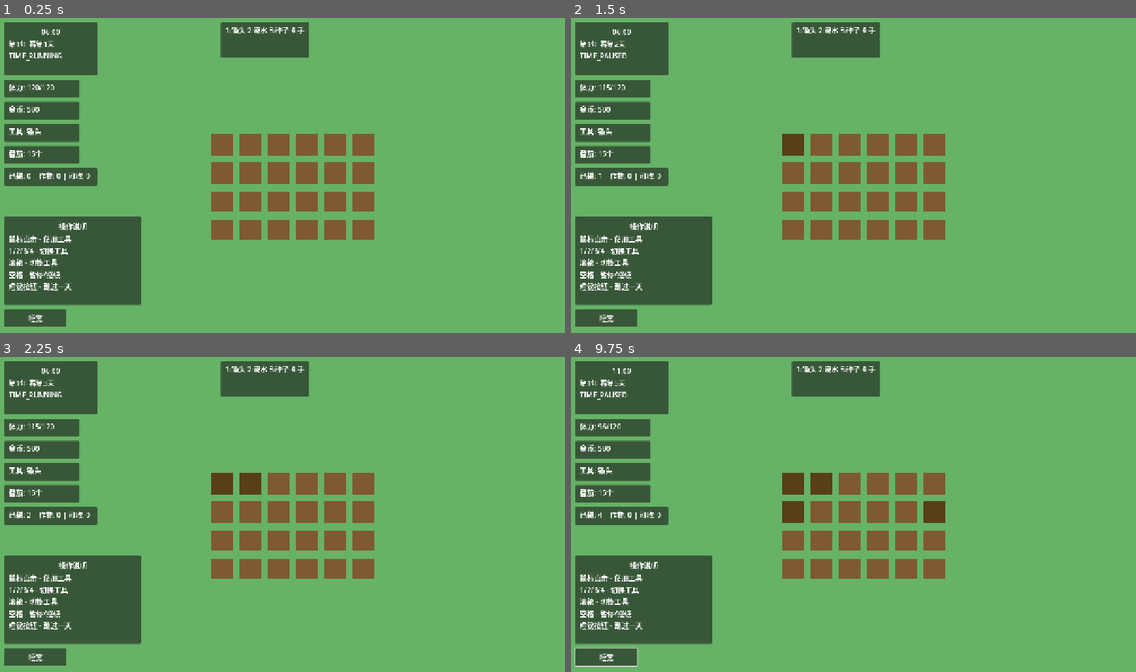
Above: before the commit, frames 1-4 (two rows, left to right).
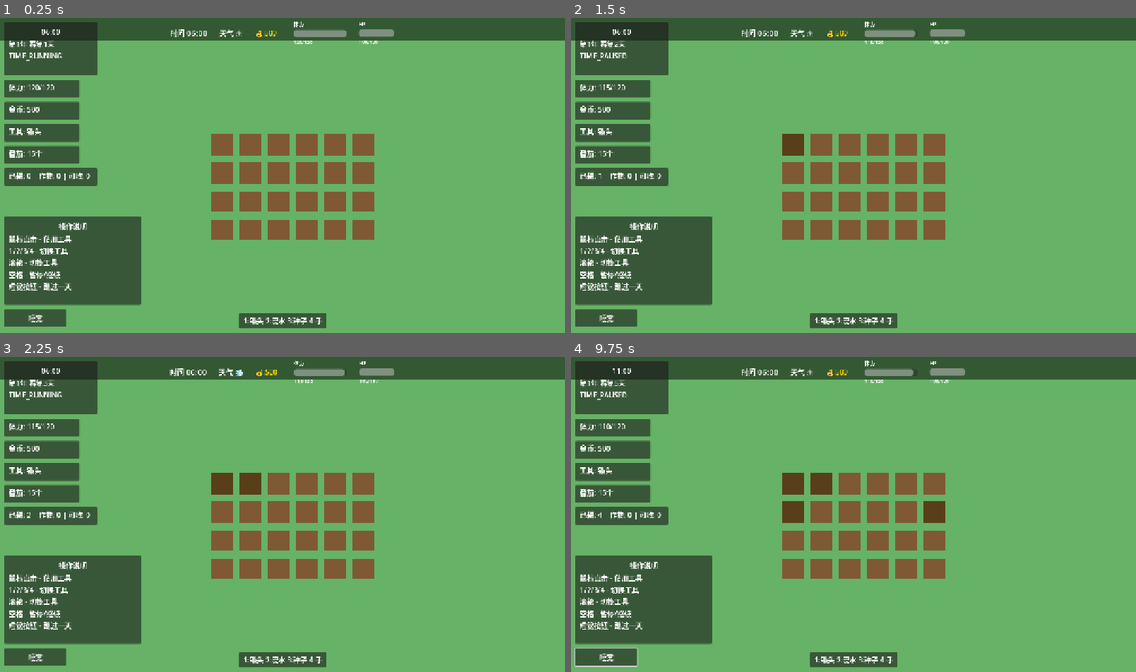
Above: after the commit, the same moments.

Repository: Nonastar/Back-to-Taoyuan
Game: Godot game, scene res://src/scenes/levels/Main.tscn
Two runs of this game, one before a commit and one after it. Both use one fixed random seed, a clock stepped at 60 frames per second and the inputs below.
Inputs (mouse positions are in pixels of both pictures, inside the frame that each line leads up to):
- Up to frame 1 (0.25 s): no input
- Up to frame 2 (1.5 s): click "睡觉" at 0.5 s; tap Enter (ui_accept) at 1.25 s; drag from (791, 144) to (932, 144) at 1.27 s
- Up to frame 3 (2.25 s): tap Enter (ui_accept) at 2 s; drag from (248, 483) to (361, 511) at 2.02 s
- Up to frame 4 (9.75 s): tap Enter (ui_accept) every 0.75 s from 2.75 to 5 s; move the mouse to (847, 483) at 2.77 s; hold D (move_right) 2.78-3.5 s; tap 2 at 2.85, 6.05 s; click (847, 483) at 2.92 s; tap 3 at 3.05 s; drag from (876, 483) to (684, 467) at 3.52 s; drag from (904, 483) to (791, 511) at 4.27 s; drag from (932, 483) to (819, 511) at 5.02 s; move the mouse to (791, 511) at 5.77 s; hold Down (ui_down) 5.78-6.5 s; tap 1 at 5.85, 9.05 s; click (791, 511) at 5.92 s; drag from (819, 511) to (740, 530) at 6.52 s; drag from (847, 511) to (910, 445) at 7.27 s; drag from (876, 511) to (825, 580) at 8.02 s; move the mouse to (904, 511) at 8.77 s; hold Down (ui_down) 8.78-9.5 s; tap Space at 8.85 s; click (904, 511) at 8.92 s; drag from (932, 511) to (819, 483) at 9.52 s

The runs differ from the first frame. In frame 1, 8.1% of the frame differs, in the area x 0-100%, y 0-99%; in frame 2, 8.1%; in frame 3, 8.1%; in frame 4, 8.2%.

Commit message:
feat: 实现基础HUD系统和交互优化
- 新增 HUD 系统 (src/scripts/ui/hud.gd)
  - 顶部栏：时间、天气图标、金钱、体力条、HP条
  - 左下角：位置信息、日期、季节图标
  - 底部：4格工具快捷栏 (1-4切换)
  - 通知系统：飘字提示

- 优化交互逻辑：只有成功交互才消耗体力
- 修复 CanvasLayer 锚点问题 (问题25)
- 同步问题25到 FIXES.md

Co-Authored-By: Claude Sonnet 4.5 <noreply@anthropic.com>

Diff:
--- a/src/scenes/levels/Main.tscn
+++ b/src/scenes/levels/Main.tscn
@@ -1,9 +1,12 @@
 [gd_scene format=3 uid="uid://g160ja0thg31"]
 
 [ext_resource type="Script" uid="uid://jsjkyh2r8tk8" path="res://src/scripts/main.gd" id="2_main"]
+[ext_resource type="PackedScene" uid="uid://dhud20240501" path="res://src/scenes/ui/HUD.tscn" id="3_hud"]
 
 [node name="Main" type="Node2D" unique_id=2083334665]
 script = ExtResource("2_main")
+
+[node name="HUD" parent="." unique_id=1659770079 instance=ExtResource("3_hud")]
 
 [node name="Background" type="ColorRect" parent="." unique_id=80561397]
 z_index = -10
@@ -174,10 +177,17 @@
 睡觉按钮 - 跳过一天"
 
 [node name="ToolHintPanel" type="PanelContainer" parent="UILayer" unique_id=446080047]
-offset_left = 500.0
-offset_top = 10.0
-offset_right = 700.0
-offset_bottom = 90.0
+anchors_preset = 7
+anchor_left = 0.5
+anchor_top = 1.0
+anchor_right = 0.5
+anchor_bottom = 1.0
+offset_left = -99.5
+offset_top = -50.0
+offset_right = 99.5
+offset_bottom = -17.0
+grow_horizontal = 2
+grow_vertical = 0
 
 [node name="MarginContainer" type="MarginContainer" parent="UILayer/ToolHintPanel" unique_id=1494249596]
 layout_mode = 2
--- /dev/null
+++ b/src/scenes/ui/HUD.tscn
@@ -0,0 +1,6 @@
+[gd_scene format=3 uid="uid://dhud20240501"]
+
+[ext_resource type="Script" path="res://src/scripts/ui/hud.gd" id="1_hud001"]
+
+[node name="HUD" type="CanvasLayer"]
+script = ExtResource("1_hud001")
--- a/src/scripts/entities/player.gd
+++ b/src/scripts/entities/player.gd
@@ -82,22 +82,21 @@
 	# 获取世界坐标
 	var world_pos = _screen_to_world(screen_pos)
 
-	# 消耗体力
-	var stamina_cost = TOOL_STAMINA_COST.get(current_tool, 0.0)
-	if stamina_cost > 0 and PlayerStats:
-		var cost_int = int(stamina_cost)
-		if not PlayerStats.consume_stamina(cost_int):
-			_show_message("体力不足!")
-			is_using_tool = false
-			return
-
-	# 尝试交互
+	# 先尝试交互，只有成功时才消耗体力
 	var interacted = _try_interact_at(world_pos)
 
 	if interacted:
+		# 消耗体力（只有成功交互才消耗）
+		var stamina_cost = TOOL_STAMINA_COST.get(current_tool, 0.0)
+		if stamina_cost > 0 and PlayerStats:
+			var cost_int = int(stamina_cost)
+			if not PlayerStats.consume_stamina(cost_int):
+				_show_message("体力不足!")
+				is_using_tool = false
+				return
 		print("[Player] Used %s at %s" % [TOOL_NAMES[current_tool], world_pos])
 	else:
-		# 获取失败原因
+		# 点击空白处不消耗体力，只显示提示
 		var msg = _get_interact_fail_message(world_pos)
 		if msg != "":
 			_show_message(msg)
--- /dev/null
+++ b/src/scripts/ui/hud.gd
@@ -0,0 +1,641 @@
+extends CanvasLayer
+
+## HUD - 游戏主界面
+## 显示体力、金钱、时间、天气和工具快捷栏
+## 参考: design/gdd/ui/hud-system.md
+
+# ============ 常量 ============
+
+## 工具数量
+const TOOL_COUNT: int = 4
+
+## 工具 Emoji 配置
+const TOOL_EMOJIS: Dictionary = {
+	0: "🔨",  # 锄头
+	1: "💧",  # 浇水壶
+	2: "🌰",  # 种子
+	3: "✋"   # 手
+}
+
+## 工具名称
+const TOOL_NAMES: Dictionary = {
+	0: "锄头",
+	1: "浇水壶",
+	2: "种子",
+	3: "手"
+}
+
+## 天气 Emoji
+const WEATHER_EMOJIS: Dictionary = {
+	"sunny": "☀️",
+	"rainy": "🌧️",
+	"stormy": "⛈️",
+	"snowy": "❄️",
+	"windy": "💨",
+	"green_rain": "💚"
+}
+
+## 季节 Emoji
+const SEASON_EMOJIS: Dictionary = {
+	"春": "🌸",
+	"夏": "☀️",
+	"秋": "🍂",
+	"冬": "❄️"
+}
+
+## 体力条颜色
+const STAMINA_COLORS: Dictionary = {
+	"full": Color(0.18, 0.8, 0.44, 1),      # #2ECC71
+	"good": Color(0.35, 0.84, 0.55, 1),    # #58D68D
+	"warning": Color(0.95, 0.61, 0.07, 1), # #F39C12
+	"danger": Color(0.91, 0.30, 0.24, 1)   # #E74C3C
+}
+
+## HP条颜色
+const HP_COLORS: Dictionary = {
+	"full": Color(0.91, 0.30, 0.24, 1),     # #E74C3C
+	"danger": Color(0.75, 0.22, 0.17, 1)   # #C0392B
+}
+
+# ============ 节点引用 ============
+
+## 顶部栏节点
+var top_bar: HBoxContainer
+var time_label: Label
+var weather_label: Label
+var money_label: Label
+var stamina_bar: ProgressBar
+var stamina_label: Label
+var hp_bar: ProgressBar
+var hp_label: Label
+
+## 位置信息节点
+var location_panel: PanelContainer
+var location_label: Label
+var date_label: Label
+var season_label: Label
+
+## 快捷栏节点
+var hotbar: HBoxContainer
+var tool_slots: Array = []
+var selected_slot: int = 0
+
+## 通知标签
+var notification_label: Label
+
+## 状态追踪
+var _current_stamina: int = 0
+var _max_stamina: int = 100
+var _current_hp: int = 100
+var _max_hp: int = 100
+var _money: int = 0
+var _current_time: int = 6
+var _current_day: int = 1
+var _current_season: String = "春"
+var _current_weather: String = "sunny"
+var _notification_queue: Array = []
+var _notification_timer: float = 0.0
+
+# ============ 初始化 ============
+
+func _ready() -> void:
+	_setup_ui()
+	_connect_signals()
+
+	# 延迟初始化，等待 Autoload 系统就绪
+	await get_tree().process_frame
+	_update_from_systems()
+
+	print("[HUD] Initialized")
+
+func _setup_ui() -> void:
+	# CanvasLayer 自动覆盖全屏，不需要设置锚点
+
+	_create_top_bar()
+	_create_location_info()
+	_create_hotbar()
+	_create_notification_area()
+
+	_update_display()
+
+func _create_top_bar() -> void:
+	# 顶部栏背景
+	var top_bar_bg = ColorRect.new()
+	top_bar_bg.name = "TopBarBG"
+	top_bar_bg.color = Color(0, 0, 0, 0.5)
+	top_bar_bg.set_anchors_preset(Control.PRESET_TOP_WIDE)
+	top_bar_bg.position = Vector2(0, 0)
+	top_bar_bg.size = Vector2(1280, 50)
+	add_child(top_bar_bg)
+
+	# 顶部栏容器
+	top_bar = HBoxContainer.new()
+	top_bar.name = "TopBar"
+	top_bar.set_anchors_preset(Control.PRESET_TOP_WIDE)
+	top_bar.offset_top = 5
+	top_bar.offset_bottom = 50
+	top_bar.alignment = BoxContainer.ALIGNMENT_CENTER
+	top_bar.custom_minimum_size = Vector2(0, 40)
+	add_child(top_bar)
+
+	# 时间显示
+	var time_container = _create_info_container("时间")
+	time_label = _create_label("06:00")
+	time_label.add_theme_font_size_override("font_size", 18)
+	time_container.add_child(time_label)
+	top_bar.add_child(time_container)
+
+	# 添加间距
+	top_bar.add_child(_create_spacer(20))
+
+	# 天气显示
+	var weather_container = _create_info_container("天气")
+	weather_label = _create_label("☀️")
+	weather_label.add_theme_font_size_override("font_size", 20)
+	weather_container.add_child(weather_label)
+	top_bar.add_child(weather_container)
+
+	top_bar.add_child(_create_spacer(20))
+
+	# 金钱显示
+	var money_container = _create_info_container("💰")
+	money_label = _create_label("500")
+	money_label.add_theme_color_override("font_color", Color(1, 0.84, 0, 1))  # 金色
+	money_label.add_theme_font_size_override("font_size", 16)
+	money_container.add_child(money_label)
+	top_bar.add_child(money_container)
+
+	top_bar.add_child(_create_spacer(30))
+
+	# 体力条
+	var stamina_container = VBoxContainer.new()
+	stamina_container.name = "StaminaContainer"
+	stamina_container.alignment = BoxContainer.ALIGNMENT_CENTER
+
+	var stamina_title = _create_label("体力")
+	stamina_title.add_theme_font_size_override("font_size", 12)
+	stamina_container.add_child(stamina_title)
+
+	stamina_bar = _create_progress_bar()
+	stamina_bar.custom_minimum_size = Vector2(120, 16)
+	stamina_container.add_child(stamina_bar)
+
+	stamina_label = _create_label("120/120")
+	stamina_label.add_theme_font_size_override("font_size", 11)
+	stamina_container.add_child(stamina_label)
+
+	top_bar.add_child(stamina_container)
+
+	top_bar.add_child(_create_spacer(20))
+
+	# HP条
+	var hp_container = VBoxContainer.new()
+	hp_container.name = "HPContainer"
+	hp_container.alignment = BoxContainer.ALIGNMENT_CENTER
+
+	var hp_title = _create_label("HP")
+	hp_title.add_theme_font_size_override("font_size", 12)
+	hp_container.add_child(hp_title)
+
+	hp_bar = _create_progress_bar()
+	hp_bar.custom_minimum_size = Vector2(80, 16)
+	hp_container.add_child(hp_bar)
+
+	hp_label = _create_label("100/100")
+	hp_label.add_theme_font_size_override("font_size", 11)
+	hp_container.add_child(hp_label)
+
+	top_bar.add_child(hp_container)
+
+func _create_location_info() -> void:
+	# 位置信息面板
+	location_panel = PanelContainer.new()
+	location_panel.name = "LocationInfo"
+	location_panel.set_anchors_preset(Control.PRESET_BOTTOM_LEFT)
+	location_panel.offset_left = 10
+	location_panel.offset_top = 660
+	location_panel.offset_right = 200
+	location_panel.offset_bottom = 720
+	location_panel.add_theme_stylebox_override("panel", _create_panel_style())
+	add_child(location_panel)
+
+	var location_vbox = VBoxContainer.new()
+	location_vbox.add_theme_constant_override("separation", 4)
+	location_panel.add_child(location_vbox)
+
+	# 位置名称
+	var loc_container = HBoxContainer.new()
+	var loc_icon = _create_label("📍")
+	loc_icon.add_theme_font_size_override("font_size", 14)
+	loc_container.add_child(loc_icon)
+	loc_container.add_child(_create_spacer(4))
+	location_label = _create_label("农场")
+	location_label.add_theme_font_size_override("font_size", 14)
+	loc_container.add_child(location_label)
+	location_vbox.add_child(loc_container)
+
+	# 日期
+	var date_container = HBoxContainer.new()
+	var date_icon = _create_label("📅")
+	date_icon.add_theme_font_size_override("font_size", 14)
+	date_container.add_child(date_icon)
+	date_container.add_child(_create_spacer(4))
+	date_label = _create_label("春第1天")
+	date_label.add_theme_font_size_override("font_size", 14)
+	date_container.add_child(date_label)
+	location_vbox.add_child(date_container)
+
+	# 季节
+	var season_container = HBoxContainer.new()
+	season_label = _create_label("🌸")
+	season_label.add_theme_font_size_override("font_size", 20)
+	season_container.add_child(season_label)
+	location_vbox.add_child(season_container)
+
+func _create_hotbar() -> void:
+	# 快捷栏容器
+	var hotbar_bg = ColorRect.new()
+	hotbar_bg.name = "HotbarBG"
+	hotbar_bg.color = Color(0, 0, 0, 0.6)
+	hotbar_bg.set_anchors_preset(Control.PRESET_BOTTOM_WIDE)
+	hotbar_bg.offset_bottom = 0
+	hotbar_bg.size = Vector2(1280, 64)
+	add_child(hotbar_bg)
+
+	hotbar = HBoxContainer.new()
+	hotbar.name = "Hotbar"
+	hotbar.set_anchors_preset(Control.PRESET_BOTTOM_WIDE)
+	hotbar.offset_bottom = -10
+	hotbar.offset_top = 0
+	hotbar.alignment = BoxContainer.ALIGNMENT_CENTER
+	add_child(hotbar)
+
+	# 创建4个工具槽
+	for i in range(TOOL_COUNT):
+		var slot = _create_tool_slot(i)
+		tool_slots.append(slot)
+		hotbar.add_child(slot)
+
+func _create_tool_slot(index: int) -> PanelContainer:
+	# 槽位背景
+	var slot = PanelContainer.new()
+	slot.name = "Slot_%d" % index
+	slot.custom_minimum_size = Vector2(56, 56)
+
+	# 设置默认/选中样式
+	var default_style = _create_slot_style(false, index == selected_slot)
+	var selected_style = _create_slot_style(true, true)
+
+	slot.add_theme_stylebox_override("panel", default_style if index != selected_slot else selected_style)
+
+	# 槽位内容
+	var content = VBoxContainer.new()
+	content.alignment = BoxContainer.ALIGNMENT_CENTER
+
+	# 工具Emoji
+	var emoji_label = Label.new()
+	emoji_label.name = "Emoji"
+	emoji_label.text = TOOL_EMOJIS.get(index, "?")
+	emoji_label.horizontal_alignment = HORIZONTAL_ALIGNMENT_CENTER
+	emoji_label.vertical_alignment = VERTICAL_ALIGNMENT_CENTER
+	emoji_label.add_theme_font_size_override("font_size", 24)
+	content.add_child(emoji_label)
+
+	# 工具名称
+	var name_label = Label.new()
+	name_label.name = "Name"
+	name_label.text = "[%d]%s" % [index + 1, TOOL_NAMES.get(index, "?")]
+	name_label.horizontal_alignment = HORIZONTAL_ALIGNMENT_CENTER
+	name_label.add_theme_font_size_override("font_size", 10)
+	content.add_child(name_label)
+
+	slot.add_child(content)
+
+	return slot
+
+func _create_notification_area() -> void:
+	notification_label = Label.new()
+	notification_label.name = "Notification"
+	notification_label.set_anchors_preset(Control.PRESET_CENTER)
+	notification_label.offset_top = 80
+	notification_label.offset_bottom = 110
+	notification_label.horizontal_alignment = HORIZONTAL_ALIGNMENT_CENTER
+	notification_label.add_theme_font_size_override("font_size", 16)
+	notification_label.add_theme_color_override("font_color", Color(1, 1, 1, 1))
+	notification_label.modulate = Color(1, 1, 1, 0)  # 初始透明
+	add_child(notification_label)
+
+# ============ 辅助函数 ============
+
+func _create_label(text: String = "") -> Label:
+	var label = Label.new()
+	label.text = text
+	return label
+
+func _create_spacer(size: int = 10) -> Control:
+	var spacer = Control.new()
+	spacer.custom_minimum_size.x = size
+	return spacer
+
+func _create_info_container(icon: String = "") -> HBoxContainer:
+	var container = HBoxContainer.new()
+	if icon != "":
+		var icon_label = _create_label(icon)
+		icon_label.add_theme_font_size_override("font_size", 16)
+		container.add_child(icon_label)
+	return container
+
+func _create_progress_bar() -> ProgressBar:
+	var bar = ProgressBar.new()
+	bar.max_value = 100
+	bar.value = 100
+	bar.show_percentage = false
+	return bar
+
+func _create_panel_style() -> StyleBoxFlat:
+	var style = StyleBoxFlat.new()
+	style.bg_color = Color(0, 0, 0, 0.5)
+	style.corner_radius_top_left = 8
+	style.corner_radius_top_right = 8
+	style.corner_radius_bottom_left = 8
+	style.corner_radius_bottom_right = 8
+	style.content_margin_left = 10
+	style.content_margin_top = 8
+	style.content_margin_right = 10
+	style.content_margin_bottom = 8
+	return style
+
+func _create_slot_style(is_selected: bool, highlight: bool) -> StyleBoxFlat:
+	var style = StyleBoxFlat.new()
+
+	if is_selected or highlight:
+		style.bg_color = Color(0.2, 0.2, 0.3, 0.9)
+		style.border_color = Color(1, 0.84, 0, 1)  # 金色边框
+		style.border_width_left = 3
+		style.border_width_top = 3
+		style.border_width_right = 3
+		style.border_width_bottom = 3
+	else:
+		style.bg_color = Color(0.1, 0.1, 0.15, 0.8)
+		style.border_color = Color(0.3, 0.3, 0.4, 1)
+		style.border_width_left = 1
+		style.border_width_top = 1
+		style.border_width_right = 1
+		style.border_width_bottom = 1
+
+	style.corner_radius_top_left = 6
+	style.corner_radius_top_right = 6
+	style.corner_radius_bottom_left = 6
+	style.corner_radius_bottom_right = 6
+	style.content_margin_left = 4
+	style.content_margin_top = 4
+	style.content_margin_right = 4
+	style.content_margin_bottom = 4
+
+	return style
+
+# ============ 信号连接 ============
+
+func _connect_signals() -> void:
+	# PlayerStats 信号
+	if PlayerStats and PlayerStats.has_signal("stamina_changed"):
+		PlayerStats.stamina_changed.connect(_on_stamina_changed)
+	if PlayerStats and PlayerStats.has_signal("hp_changed"):
+		PlayerStats.hp_changed.connect(_on_hp_changed)
+	if PlayerStats and PlayerStats.has_signal("money_changed"):
+		PlayerStats.money_changed.connect(_on_money_changed)
+
+	# TimeManager 信号
+	if TimeManager and TimeManager.has_signal("day_changed"):
+		TimeManager.day_changed.connect(_on_day_changed)
+
+	# WeatherSystem 信号
+	if WeatherSystem and WeatherSystem.has_signal("weather_changed"):
+		WeatherSystem.weather_changed.connect(_on_weather_changed)
+
+	# EventBus 信号
+	if EventBus and EventBus.has_signal("notification_requested"):
+		EventBus.notification_requested.connect(_on_notification_requested)
+
+	# Player 工具变化信号
+	if Player and Player.has_signal("tool_changed"):
+		Player.tool_changed.connect(_on_tool_changed)
+
+# ============ 信号回调 ============
+
+func _on_stamina_changed(current: int, max_val: int) -> void:
+	_current_stamina = current
+	_max_stamina = max_val
+	_update_stamina_display()
+
+func _on_hp_changed(current: int, max_val: int) -> void:
+	_current_hp = current
+	_max_hp = max_val
+	_update_hp_display()
+
+func _on_money_changed(amount: int) -> void:
+	_money = amount
+	_update_money_display()
+
+func _on_day_changed(day: int, season: String) -> void:
+	_current_day = day
+	_current_season = season
+	_update_date_display()
+
+func _on_time_changed(day: int, hour: int, minute: int) -> void:
+	_current_time = hour
+	_update_time_display()
+
+func _on_weather_changed(new_weather: String, old_weather: String) -> void:
+	_current_weather = new_weather
+	_update_weather_display()
+
+func _on_tool_changed(tool_type: int) -> void:
+	_select_slot(tool_type)
+
+func _on_notification_requested(text: String, type: String) -> void:
+	_show_notification(text)
+
+# ============ 显示更新 ============
+
+func _update_from_systems() -> void:
+	# 从系统获取初始值
+	if PlayerStats:
+		_current_stamina = PlayerStats.stamina
+		_max_stamina = PlayerStats.get_max_stamina()
+		_current_hp = PlayerStats.current_hp
+		_max_hp = PlayerStats.get_max_hp()
+		_money = PlayerStats.money
+
+	if TimeManager:
+		_current_day = TimeManager.current_day
+		_current_season = TimeManager.SEASON_NAMES.get(TimeManager.current_season, "春")
+		_current_time = TimeManager.current_hour
+
+	if WeatherSystem:
+		_current_weather = WeatherSystem.today_weather
+
+	_update_display()
+
+func _update_display() -> void:
+	_update_time_display()
+	_update_weather_display()
+	_update_money_display()
+	_update_stamina_display()
+	_update_hp_display()
+	_update_date_display()
+	_update_hotbar_display()
+
+func _update_time_display() -> void:
+	if time_label:
+		time_label.text = "%02d:00" % _current_time
+
+func _update_weather_display() -> void:
+	if weather_label:
+		weather_label.text = WEATHER_EMOJIS.get(_current_weather, "☀️")
+
+func _update_money_display() -> void:
+	if money_label:
+		# 格式化金钱
+		var display_money = _money
+		if display_money >= 10000:
+			money_label.text = "%.1fK" % (display_money / 1000.0)
+		else:
+			money_label.text = str(display_money)
+
+func _update_stamina_display() -> void:
+	if stamina_bar:
+		var percent = 0.0
+		if _max_stamina > 0:
+			percent = float(_current_stamina) / float(_max_stamina) * 100.0
+		stamina_bar.value = percent
+
+		# 根据百分比设置颜色
+		var color: Color
+		if percent >= 75:
+			color = STAMINA_COLORS["full"]
+		elif percent >= 50:
+			color = STAMINA_COLORS["good"]
+		elif percent >= 25:
+			color = STAMINA_COLORS["warning"]
+		else:
+			color = STAMINA_COLORS["danger"]
+
+		stamina_bar.add_theme_color_override("fill", color)
+
+	if stamina_label:
+		stamina_label.text = "%d/%d" % [_current_stamina, _max_stamina]
+
+func _update_hp_display() -> void:
+	if hp_bar:
+		var percent = 0.0
+		if _max_hp > 0:
+			percent = float(_current_hp) / float(_max_hp) * 100.0
+		hp_bar.value = percent
+
+		# 根据百分比设置颜色
+		var color: Color
+		if percent >= 25:
+			color = HP_COLORS["full"]
+		else:
+			color = HP_COLORS["danger"]
+
+		hp_bar.add_theme_color_override("fill", color)
+
+	if hp_label:
+		hp_label.text = "%d/%d" % [_current_hp, _max_hp]
+
+func _update_date_display() -> void:
+	if date_label:
+		date_label.text = "%s第%d天" % [_current_season, _current_day]
+
+	if season_label:
+		season_label.text = SEASON_EMOJIS.get(_current_season, "🌸")
+
+func _update_hotbar_display() -> void:
+	for i in range(tool_slots.size()):
+		_update_slot_style(i)
+
+func _update_slot_style(index: int) -> void:
+	if index >= tool_slots.size():
+		return
+
+	var slot = tool_slots[index]
+	var is_selected = (index == selected_slot)
+	slot.add_theme_stylebox_override("panel", _create_slot_style(is_selected, is_selected))
+
+func _select_slot(index: int) -> void:
+	if index < 0 or index >= tool_slots.size():
+		return
+
+	# 取消旧的选中
+	var old_slot = selected_slot
+	selected_slot = index
+	_update_slot_style(old_slot)
+	_update_slot_style(selected_slot)
+
+# ============ 通知系统 ============
+
+func _show_notification(text: String) -> void:
+	_notification_queue.append(text)
+	if _notification_queue.size() == 1:
+		_display_next_notification()
+
+func _display_next_notification() -> void:
+	if _notification_queue.is_empty():
+		notification_label.modulate.a = 0
+		return
+
+	var text = _notification_queue[0]
+	notification_label.text = text
+	_notification_timer = 2.0  # 2秒后消失
+
+	# 淡入
+	var tween = create_tween()
+	tween.tween_property(notification_label, "modulate:a", 1.0, 0.2)
+
+func _process(delta: float) -> void:
+	if _notification_timer > 0:
+		_notification_timer -= delta
+		if _notification_timer <= 0:
+			# 淡出
+			var tween = create_tween()
+			tween.tween_property(notification_label, "modulate:a", 0.0, 0.3)
+			tween.tween_callback(_on_notification_finished)
+
+func _on_notification_finished() -> void:
+	if not _notification_queue.is_empty():
+		_notification_queue.pop_front()
+	_display_next_notification()
+
+# ============ 输入处理 ============
+
+func _input(event: InputEvent) -> void:
+	# 工具快捷键 1-4
+	if event is InputEventKey and event.pressed:
+		match event.keycode:
+			KEY_1: _on_hotbar_key(0)
+			KEY_2: _on_hotbar_key(1)
+			KEY_3: _on_hotbar_key(2)
+			KEY_4: _on_hotbar_key(3)
+
+func _on_hotbar_key(index: int) -> void:
+	if index < 0 or index >= tool_slots.size():
+		return
+
+	_select_slot(index)
+
+	# 通知Player切换工具
+	if Player and Player.has_method("_switch_tool"):
+		Player._switch_tool(index)
+
+# ============ 公共方法 ============
+
+## 显示提示消息
+func show_message(text: String, color: Color = Color(1, 1, 1, 1)) -> void:
+	notification_label.add_theme_color_override("font_color", color)
+	_show_notification(text)
+
+## 获取当前选中的工具槽
+func get_selected_slot() -> int:
+	return selected_slot
Not shown, added: src/scripts/ui/hud.gd.uid
Not shown, changed: docs/FIXES.md
